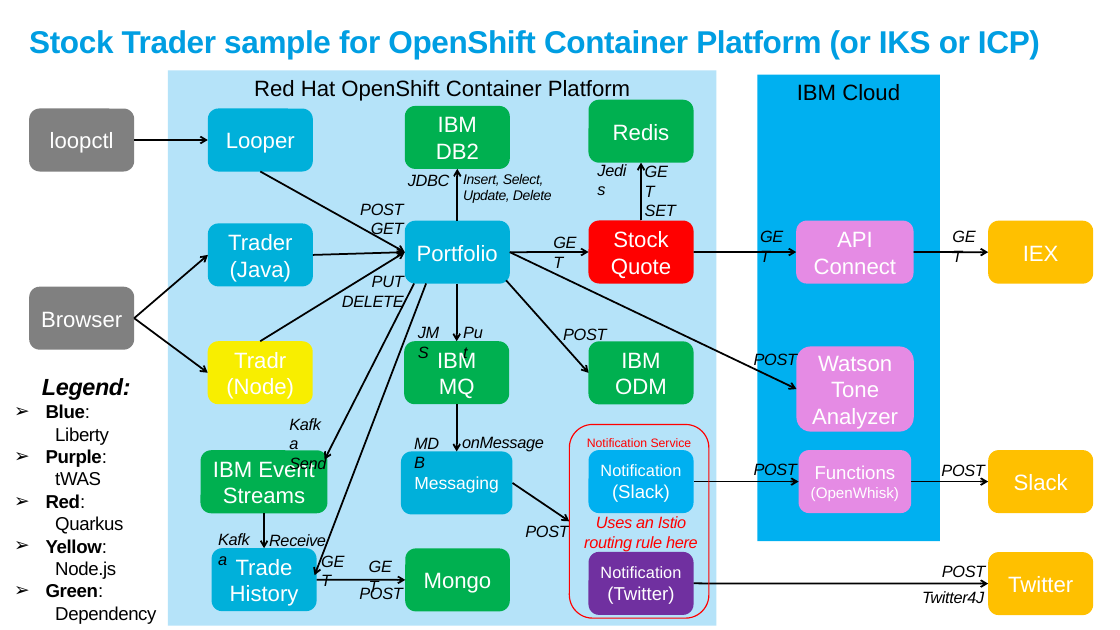
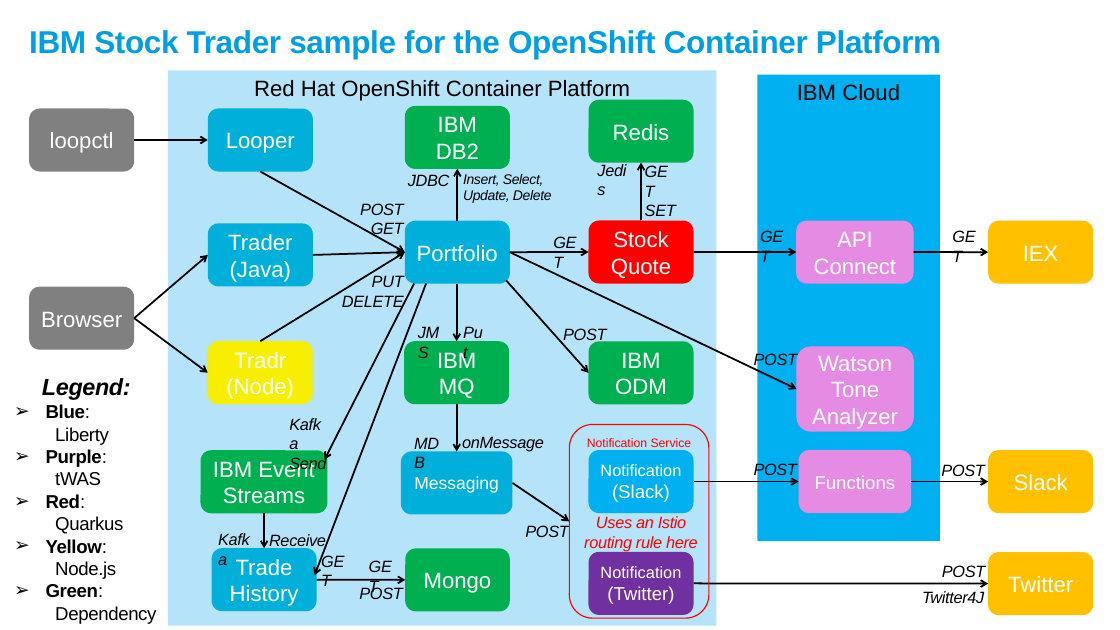
Before and after one commit to IBMStockTrader/stocktrader-operator, a slide deck: slide 1 of Stock Trader Sample - Diagram.pptx. Drawn at 1120x630 pixels with LibreOffice and Linux fonts; fonts in the diff are those of the drawing. Boxes give left, top, right and bottom in pixels: in the first picture for what was removed or moved away, otherwise in the second. Text is boxed around its words. In the diff, an @@ line names an element or a change of style, - is before the commit and + after.

```diff
--- a/Stock Trader Sample - Diagram.pptx
+++ b/Stock Trader Sample - Diagram.pptx
@@ title at [29,30,941,59]: text changed @@
-Stock Trader sample for OpenShift Container Platform (or IKS or ICP)
+IBM Stock Trader sample for the OpenShift Container Platform
@@ text in rounded rectangle at [815,475,896,489]: text changed; size 13 to 16 pt @@
-Functions (OpenWhisk)
+Functions
```
Also in this commit, not shown: 2 slides added.
